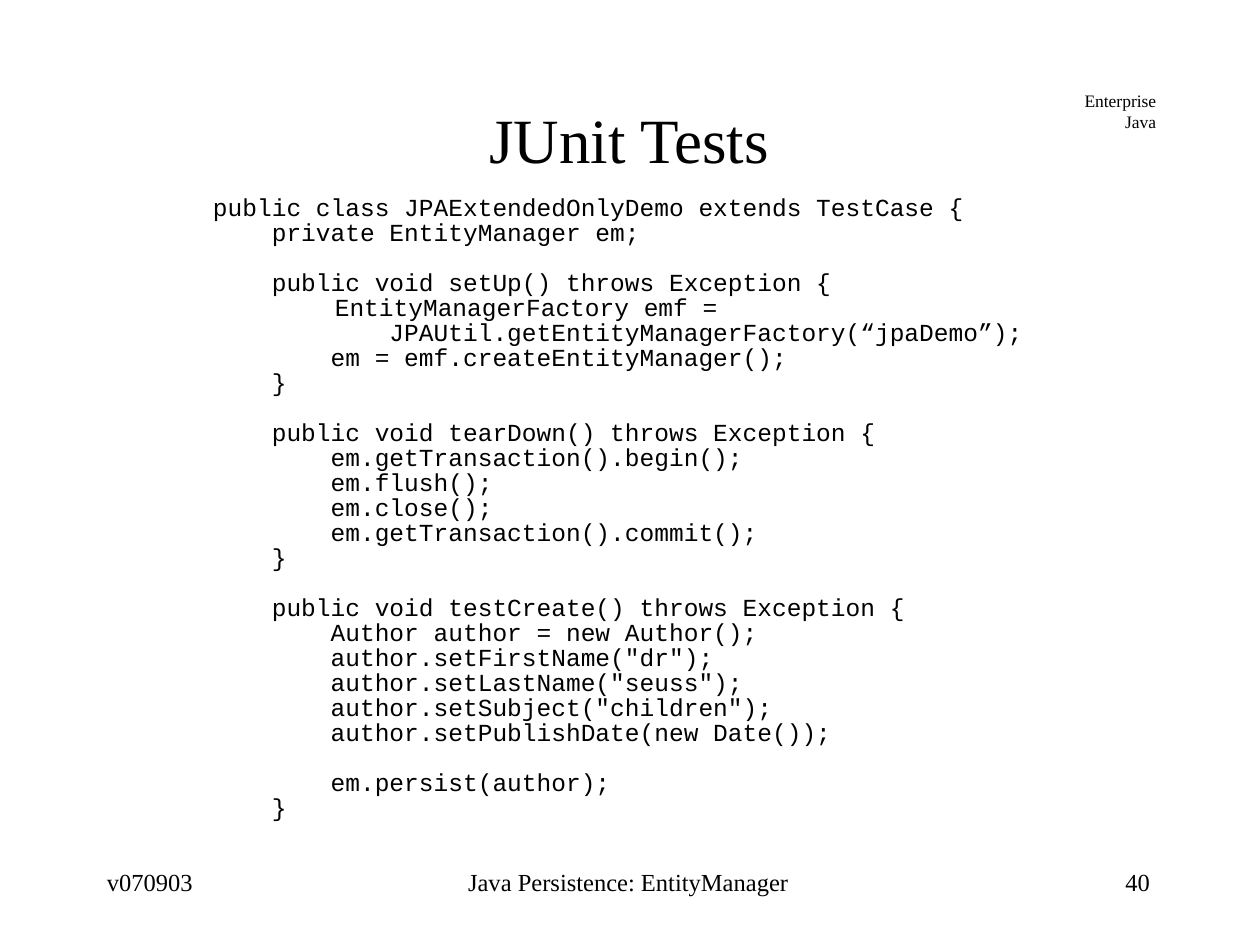
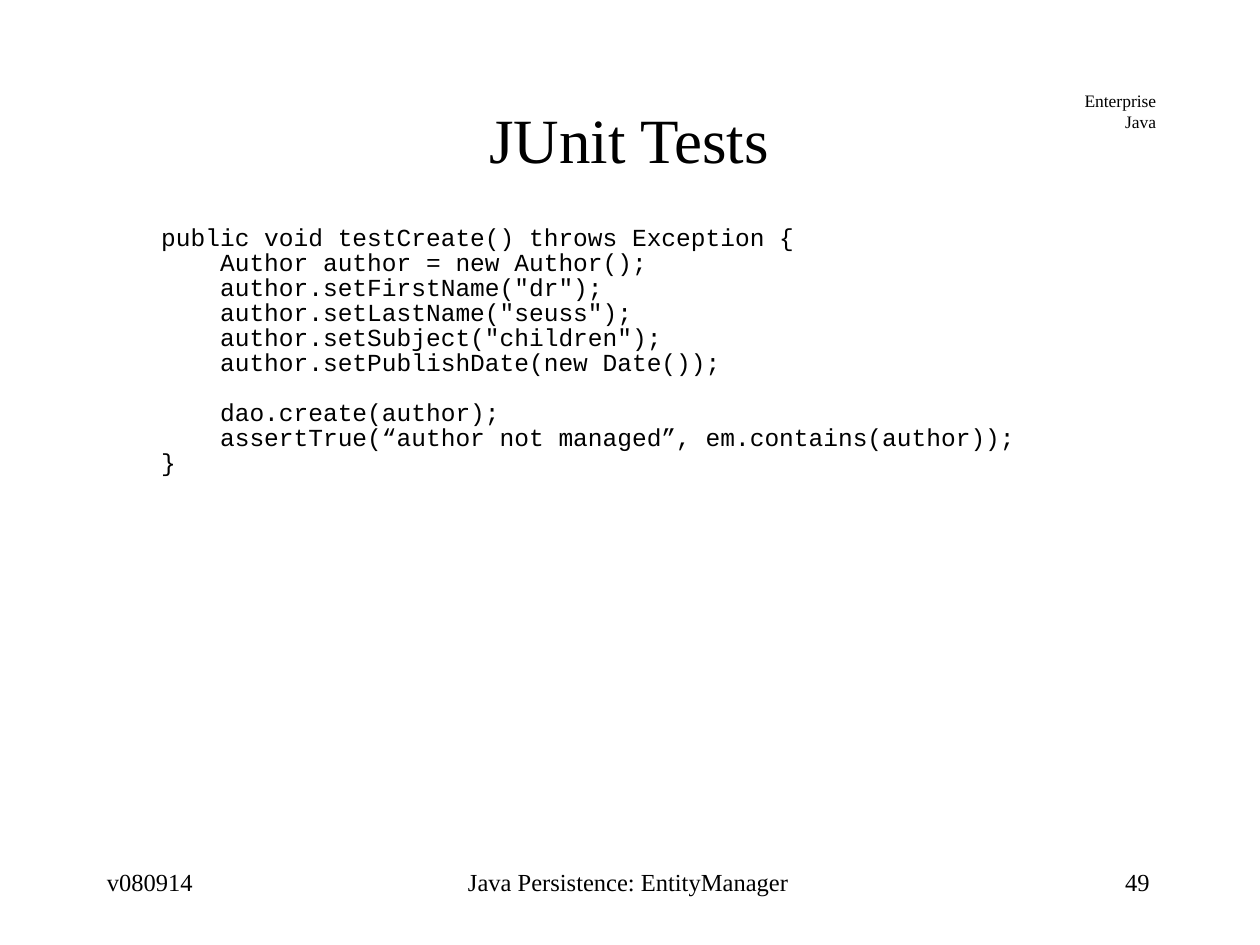
Before and after one commit to jcstaff/ejava-javaee, a slide deck: slide 49 of jpaDAO/src/site/resources/lectures/entityMgr.ppt (slide 40 before the commit). Drawn at 1260x945 pixels with LibreOffice and Linux fonts; fonts in the diff are those of the drawing. Boxes give left, top, right and bottom in pixels: in the first picture for what was removed or moved away, otherwise in the second. Text is boxed around its words. In the diff, an @@ line names an element or a change of style, - is before the commit and + after.

```diff
--- a/jpaDAO/src/site/resources/lectures/entityMgr.ppt
+++ b/jpaDAO/src/site/resources/lectures/entityMgr.ppt
@@ text "public void testCreate() throws Exception ...": place and size @@
-text "public void testCreate() throws Exception ..." at [213, 198, 1022, 796]
+text "public void testCreate() throws Exception ..." at [161, 228, 1015, 451]
@@ text at [213, 198, 1022, 546]: paragraphs removed @@
-public class JPAExtendedOnlyDemo extends TestCase {
-private EntityManager em;
-public void setUp() throws Exception {
-EntityManagerFactory emf =
-JPAUtil.getEntityManagerFactory(“jpaDemo”);
-em = emf.createEntityManager();
-}
-public void tearDown() throws Exception {
-em.getTransaction().begin();
-em.flush();
-em.close();
-em.getTransaction().commit();
-}
@@ text at [220, 403, 1015, 451]: text changed @@
-em.persist(author);
+dao.create(author);
+assertTrue(“author not managed”, em.contains(author));
@@ text at [107, 874, 193, 892]: text changed @@
-v070903
+v080914
@@ page number at [1125, 874, 1150, 892]: text changed @@
-40
+49
```
Also in this commit, not shown: 37 other slides changed, 12 slides added, 4 slides removed, 32 other files.
